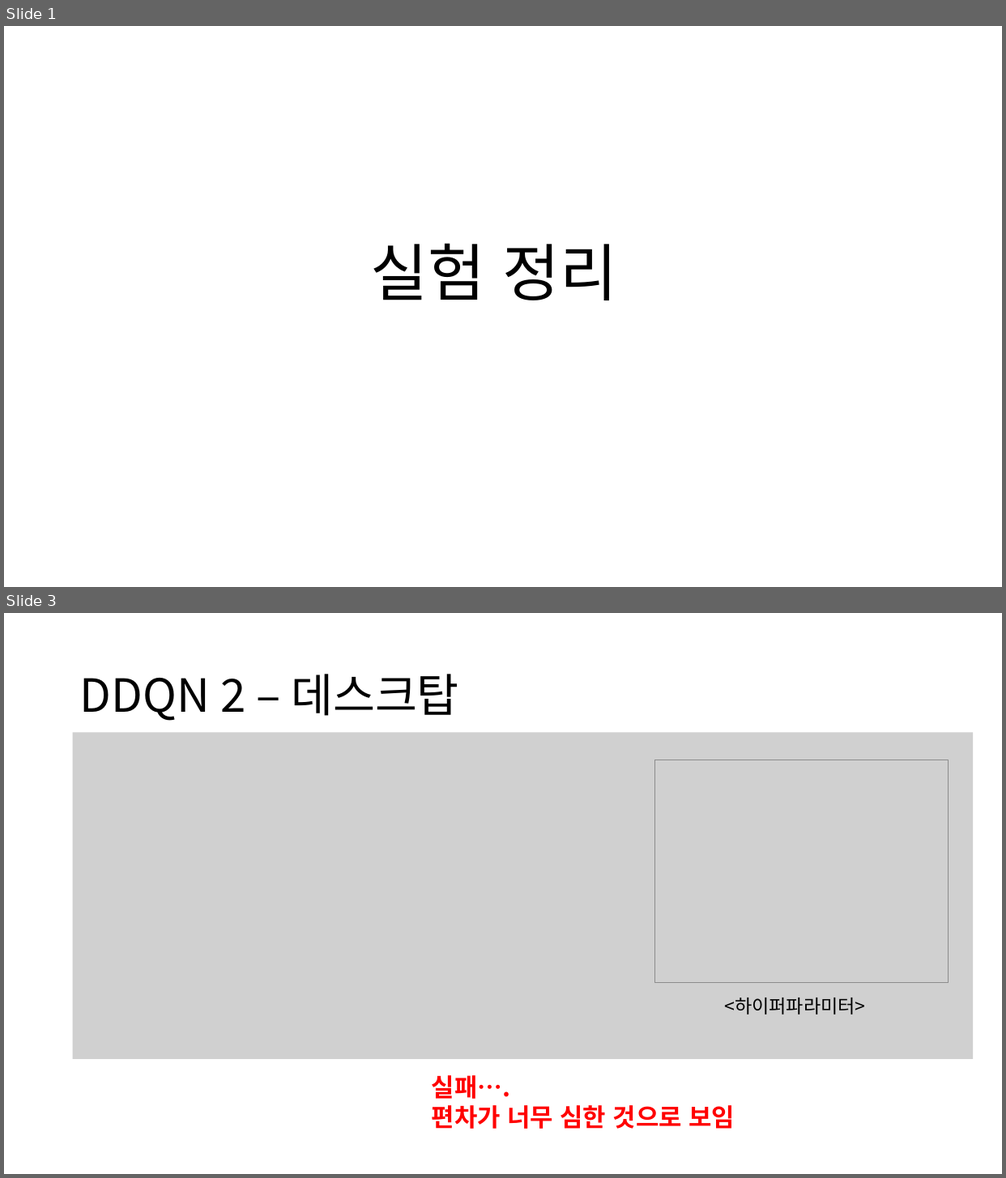
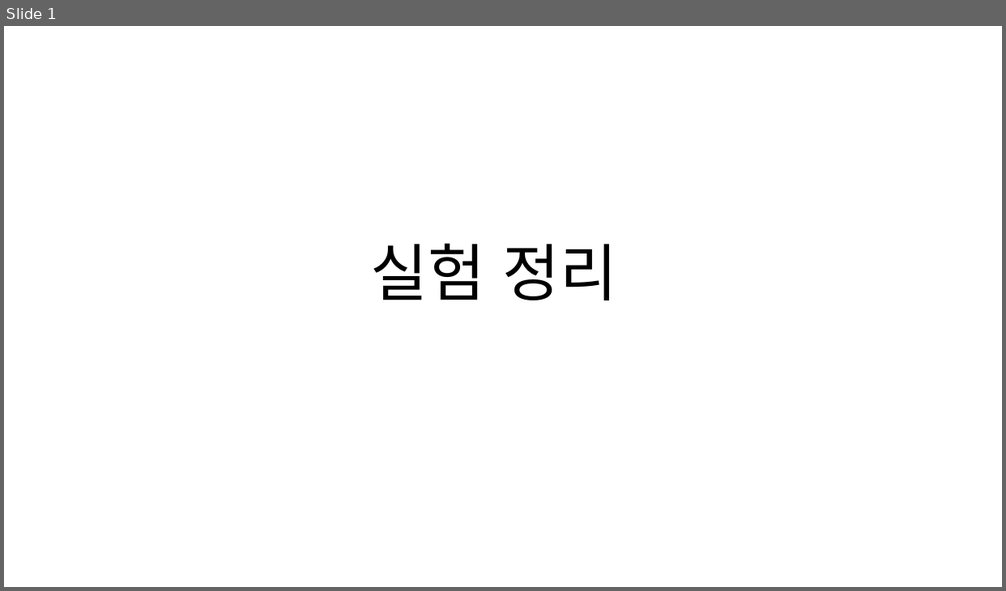
Before and after one commit to zidane89/experiment, a slide deck: 실험정리.pptx. Shown one above the other, each under a label of ours: slides 1 and 3 before the commit, slide 1 after it; the slides between them are not shown. The pictures are 1006x1178 and 1006x591 pixels, drawn with LibreOffice and Linux fonts; fonts in the diff are those of the drawing; grey boxes stand for pictures. Boxes give left, top, right and bottom in pixels: in the first picture for what was removed or moved away, otherwise in the second. Text is boxed around its words. In the diff, an @@ line names an element or a change of style, - is before the commit and + after.

```diff
--- a/실험정리.pptx
+++ b/실험정리.pptx
@@ slide 3 removed at [4, 613, 1002, 1174], background #FFFFFF @@
@@ title removed at [80, 674, 459, 721] @@
-DDQN 2 – 데스크탑
@@ picture removed at [73, 733, 974, 1060] @@
@@ picture removed at [654, 760, 948, 983] @@
@@ text removed at [724, 998, 865, 1015] @@
-<하이퍼파라미터>
@@ text removed at [432, 1076, 735, 1129] @@
-실패….
-편차가 너무 심한 것으로 보임
```
Also in this commit, not shown: 1 slide changed, 5 other slides removed.
